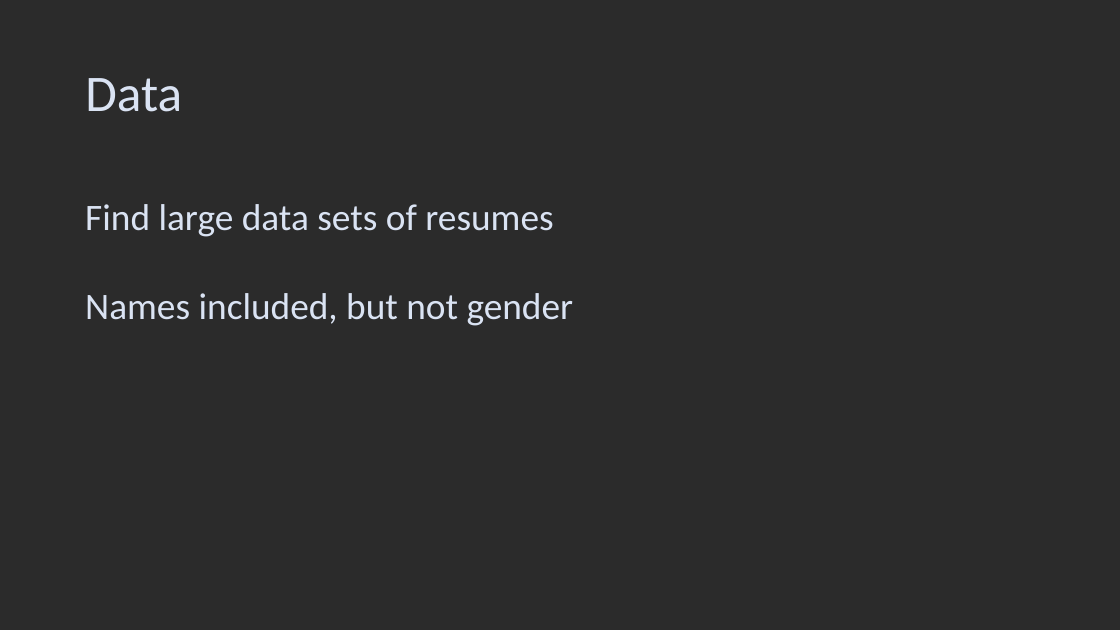
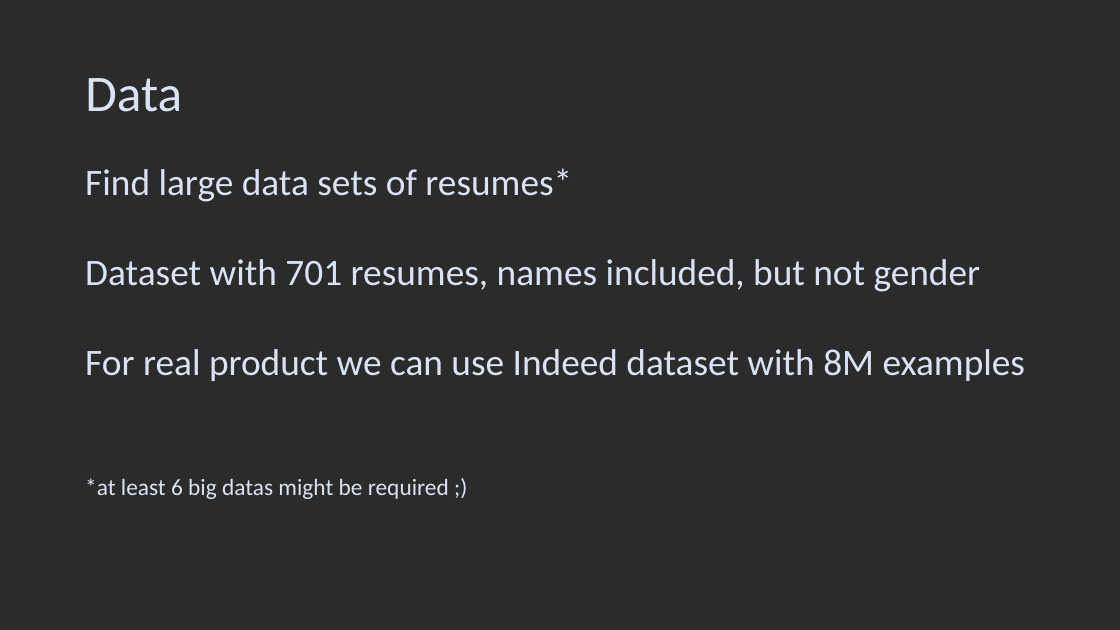
Before and after one commit to yurilavinas/ai_big_data_quantum_compution, a slide deck: slide 7 of DegenderisePresentation.pptx (slide 5 before the commit). Drawn at 1120x630 pixels with LibreOffice and Linux fonts; fonts in the diff are those of the drawing; background and template pictures are left out; a plain dark background stands for a picture behind light text. Boxes give left, top, right and bottom in pixels: in the first picture for what was removed or moved away, otherwise in the second. Text is boxed around its words. In the diff, an @@ line names an element or a change of style, - is before the commit and + after.

Commit message:
update slides

```diff
--- a/DegenderisePresentation.pptx
+++ b/DegenderisePresentation.pptx
@@ text at bbox=[85, 168, 1026, 499]: text changed @@
-Find large data sets of resumes
-Names included, but not gender
+Find large data sets of resumes*
+Dataset with 701 resumes, names included, but not gender
+For real product we can use Indeed dataset with 8M examples
+*at least 6 big datas might be required ;)
```
Also in this commit, not shown: 3 other slides changed, 3 slides added, 1 slide removed.
